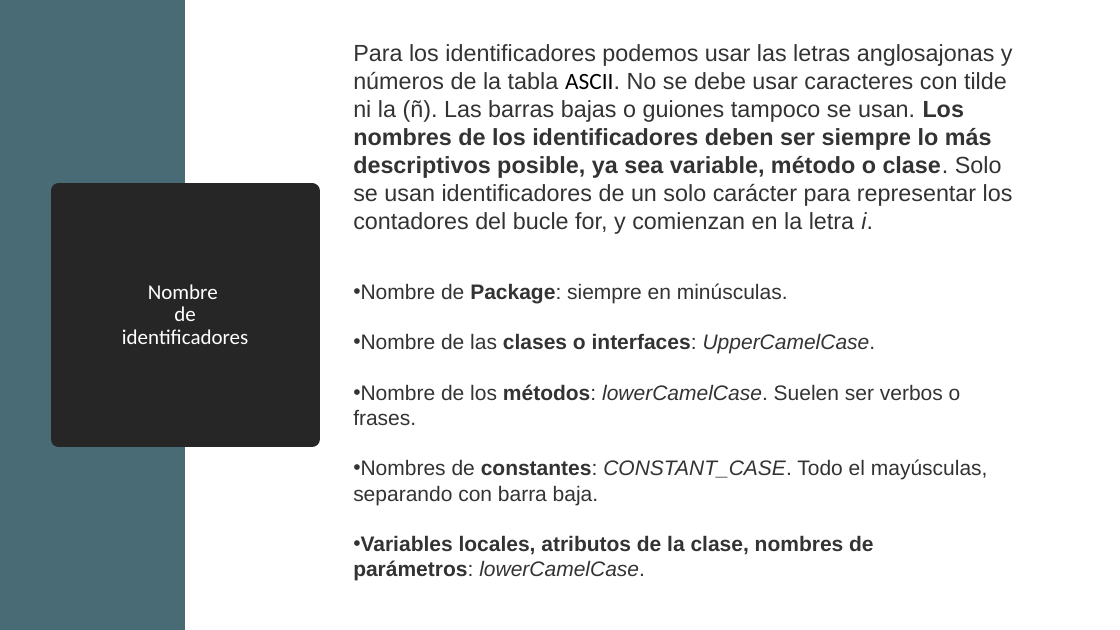
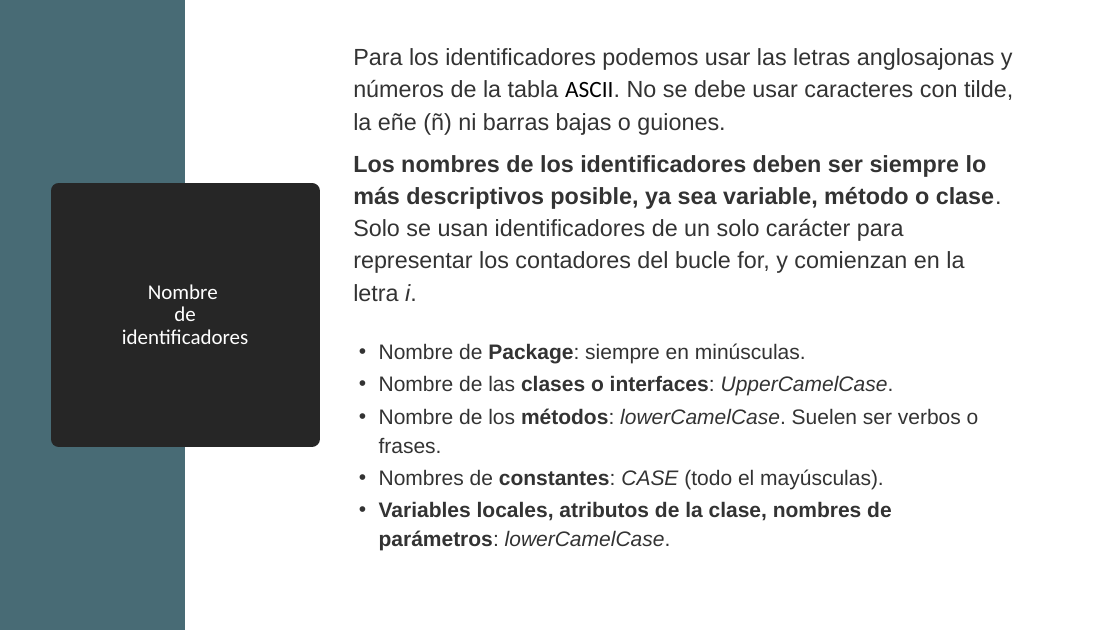
Before and after one commit to davCesur/gestionEquiposDAWEquipo4JAVA, a slide deck: slide 15 of Introducción a TDD.pptx. Drawn at 1120x630 pixels with LibreOffice and Linux fonts; fonts in the diff are those of the drawing. Boxes give left, top, right and bottom in pixels: in the first picture for what was removed or moved away, otherwise in the second. Text is boxed around its words. In the diff, an @@ line names an element or a change of style, - is before the commit and + after.

```diff
--- a/Introducción a TDD.pptx
+++ b/Introducción a TDD.pptx
@@ text at <box>353,48,1013,301</box>: text changed @@
-Para los identificadores podemos usar las letras anglosajonas y números de la tabla ASCII. No se debe usar caracteres con tilde ni la (ñ). Las barras bajas o guiones tampoco se usan. Los nombres de los identificadores deben ser siempre lo más descriptivos posible, ya sea variable, método o clase. Solo se usan identificadores de un solo carácter para representar los contadores del bucle for, y comienzan en la letra i.
+Para los identificadores podemos usar las letras anglosajonas y números de la tabla ASCII. No se debe usar caracteres con tilde, la eñe (ñ) ni barras bajas o guiones.
+Los nombres de los identificadores deben ser siempre lo más descriptivos posible, ya sea variable, método o clase. Solo se usan identificadores de un solo carácter para representar los contadores del bucle for, y comienzan en la letra i.
@@ text "Nombre de Package: siempre en ...": place and size @@
-text "Nombre de Package: siempre en ..." at <box>353,283,988,581</box>
+text "Nombre de Package: siempre en ..." at <box>379,343,979,551</box>
@@ text at <box>379,343,979,551</box>: indent changed; line spacing 1 to 1.15; more space between paragraphs @@
@@ text at <box>379,469,884,489</box>: text changed @@
-• Nombres de constantes: CONSTANT_CASE. Todo el mayúsculas, separando con barra baja.
+• Nombres de constantes: CASE (todo el mayúsculas).
```
Also in this commit, not shown: 60 other slides changed.
